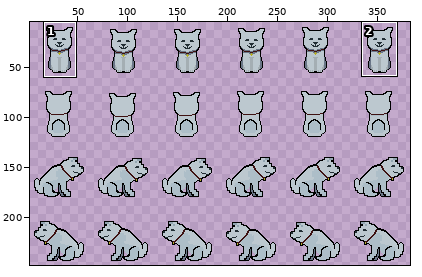
Two states of a sprite sheet, Assets/Sprites/milo idle.png. Above, an overview of the earlier version with the close-up marked.
Close-up. Before the commit:
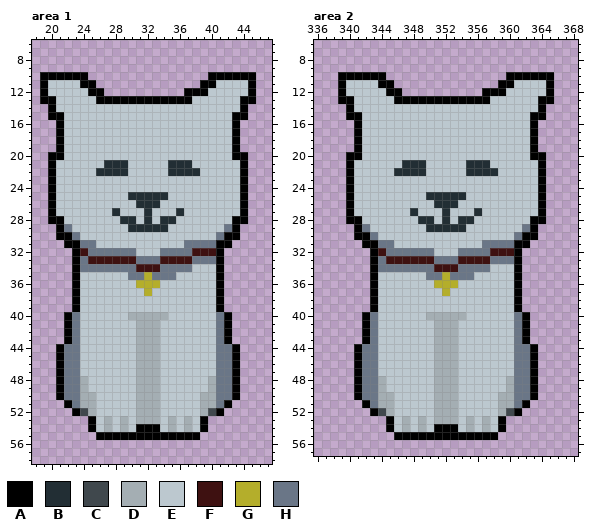
The file is 384x256 pixels. Colours within 5 levels of each other are drawn and written as one. Shown: area 1: x 18..47, y 6..58; area 2: x 336..368, y 6..57. The wide view leaves out empty margins. The commit also changed other parts of the picture, which this record leaves out.
Palette (. is transparent): A #000000  B #222e34  C #40484d  D #a4aeb3  E #bcc8cf  F #3e1111  G #b4ae2b  H #6a7687
Pixels before, area 1, first column x 19:
10 AAAAAA...............AAAAAA
11 AEEEEAA.............AAEEEEA
12 AEEEEEAA..........AAAEEEEEA
13 AAEEEEEAAAAAAAAAAAAEEEEEEAA
14 .AEEEEEEEEEEEEEEEEEEEEEEEA.
15 .AAEEEEEEEEEEEEEEEEEEEEEAA.
16 ..AEEEEEEEEEEEEEEEEEEEEEA..
17 ..AEEEEEEEEEEEEEEEEEEEEEA..
18 ..AEEEEEEEEEEEEEEEEEEEEEA..
19 ..AEEEEEEEEEEEEEEEEEEEEEA..
20 .AAEEEEEEEEEEEEEEEEEEEEEAA.
21 .AEEEEEEBBBEEEEEBBBEEEEEEA.
22 .AEEEEEBBBBEEEEEBBBBEEEEEA.
23 .AEEEEEEEEEEEEEEEEEEEEEEEA.
24 .AEEEEEEEEEEEEEEEEEEEEEEEA.
25 .AEEEEEEEEEBBBBBEEEEEEEEEA.
26 .AEEEEEEEEEEBBBEEEEEEEEEEA.
27 .AEEEEEEEBEEEBEEEBEEEEEEEA.
28 .AAEEEEEEEBBEBEBBEEEEEEEAA.
29 ..AHEEEEEEEBBBBBEEEEEEEHA..
30 ..AAHEEEEEEEEEEEEEEEEEHAA..
31 ...AAHHEEEEEEEEEEEHHHHAA...
32 ....AFHHHHHHEEEHHHHFFFA....
33 ....AHFFFFFFHHHFFFFHHHA....
34 ....AHHHHHHHFFFHHHHEEEA....
35 ....AEEEEEEHHGHHHEEEEEA....
36 ....AEEEEEEEGGGEEEEEEEA....
37 ....AEEEEEEEEGEEEEEEEEA....
38 ....AEEEEEEEEEEEEEEEEEA....
39 ....AEEEEEEEEEEEEEEEEEA....
40 ...AHEEEEEEDDDDDEEEEEEHA...
41 ...AHEEEEEEEDDDEEEEEEEHA...
42 ...AHEEEEEEEDDDEEEEEEEHA...
43 ...AHEEEEEEEDDDEEEEEEEHA...
44 ..AHHEEEEEEEDDDEEEEEEEHHA..
45 ..AHHEEEEEEEDDDEEEEEEEHHA..
46 ..AHHEEEEEEEDDDEEEEEEEHHA..
47 ..AHHEEEEEEEDDDEEEEEEEHHA..
48 ..AHHDEEEEEEDDDEEEEEEDHHA..
49 ..AHHDEEEEEEDDDEEEEEEDHHA..
50 ..AHHDDEEEEEDDDEEEEEDDHHA..
51 ...AHDDEEEEEDDDEEEEEDDHA...
52 ....ACDEEEEEDDDEEEEEDCA....
53 ......AEDEDEDDDEDEDEA......
54 ......AEDEDEAAAEDEDEA......
55 .......AAAAAAAAAAAAA.......
Pixels before, area 2, first column x 339:
10 AAAAAA...............AAAAAA
11 AEEEEAA.............AAEEEEA
12 AEEEEEAA..........AAAEEEEEA
13 AAEEEEEAAAAAAAAAAAAEEEEEEAA
14 .AEEEEEEEEEEEEEEEEEEEEEEEA.
15 .AAEEEEEEEEEEEEEEEEEEEEEAA.
16 ..AEEEEEEEEEEEEEEEEEEEEEA..
17 ..AEEEEEEEEEEEEEEEEEEEEEA..
18 ..AEEEEEEEEEEEEEEEEEEEEEA..
19 ..AEEEEEEEEEEEEEEEEEEEEEA..
20 .AAEEEEEEEEEEEEEEEEEEEEEAA.
21 .AEEEEEEBBBEEEEEBBBEEEEEEA.
22 .AEEEEEBBBBEEEEEBBBBEEEEEA.
23 .AEEEEEEEEEEEEEEEEEEEEEEEA.
24 .AEEEEEEEEEEEEEEEEEEEEEEEA.
25 .AEEEEEEEEEBBBBBEEEEEEEEEA.
26 .AEEEEEEEEEEBBBEEEEEEEEEEA.
27 .AEEEEEEEBEEEBEEEBEEEEEEEA.
28 .AAEEEEEEEBBEBEBBEEEEEEEAA.
29 ..AHEEEEEEEBBBBBEEEEEEEHA..
30 ..AAHEEEEEEEEEEEEEEEEEHAA..
31 ...AAHHEEEEEEEEEEEHHHHAA...
32 ....AFHHHHHHEEEHHHHFFFA....
33 ....AHFFFFFFHHHFFFFHHHA....
34 ....AHHHHHHHFFFHHHHEEEA....
35 ....AEEEEEEHHGHHHEEEEEA....
36 ....AEEEEEEEGGGEEEEEEEA....
37 ....AEEEEEEEEGEEEEEEEEA....
38 ....AEEEEEEEEEEEEEEEEEA....
39 ....AEEEEEEEEEEEEEEEEEA....
40 ...AHEEEEEEDDDDDEEEEEEHA...
41 ...AHEEEEEEEDDDEEEEEEEHA...
42 ...AHEEEEEEEDDDEEEEEEEHA...
43 ...AHEEEEEEEDDDEEEEEEEHA...
44 ..AHHEEEEEEEDDDEEEEEEEHHA..
45 ..AHHEEEEEEEDDDEEEEEEEHHA..
46 ..AHHEEEEEEEDDDEEEEEEEHHA..
47 ..AHHEEEEEEEDDDEEEEEEEHHA..
48 ..AHHDEEEEEEDDDEEEEEEDHHA..
49 ..AHHDEEEEEEDDDEEEEEEDHHA..
50 ..AHHDDEEEEEDDDEEEEEDDHHA..
51 ...AHDDEEEEEDDDEEEEEDDHA...
52 ....ACDEEEEEDDDEEEEEDCA....
53 ......AEDEDEDDDEDEDEA......
54 ......AEDEDEAAAEDEDEA......
55 .......AAAAAAAAAAAAA.......
And afterwards:
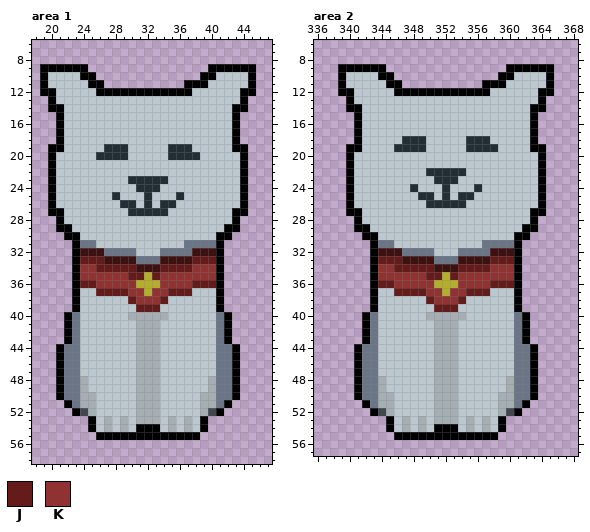
Colours new in this view: J #661b1b  K #913232
Difference:
Area 1:
y 9: x 19..24 ...... -> AAAAAA; x 40..45 ...... -> AAAAAA
y 10: x 20..23 AAAA -> EEEE; x 25 . -> A; x 39 . -> A; x 41..44 AAAA -> EEEE
y 11: x 24 A -> E; x 26 . -> A; x 37..38 .. -> AA; x 40 A -> E
y 12: x 20 E -> A; x 25 A -> E; x 27..36 .......... -> AAAAAAAAAA; x 38..39 AA -> EE; x 44 E -> A
y 13: x 19 A -> .; x 26..37 AAAAAAAAAAAA -> EEEEEEEEEEEE; x 45 A -> .
y 14: x 21 E -> A; x 43 E -> A
y 15: x 20 A -> .; x 44 A -> .
y 19: x 20 . -> A; x 27..29 EEE -> BBB; x 35..37 EEE -> BBB; x 44 . -> A
y 20: x 21 A -> E; x 26..29 EEEE -> BBBB; x 35..38 EEEE -> BBBB; x 43 A -> E
y 21: x 27..29 BBB -> EEE; x 35..37 BBB -> EEE
y 22: x 26..29 BBBB -> EEEE; x 35..38 BBBB -> EEEE
y 23: x 30..34 EEEEE -> BBBBB
y 24: x 31..33 EEE -> BBB
y 25: x 28 E -> B; x 30..31 BB -> EE; x 33..34 BB -> EE; x 36 E -> B
y 26: x 29..31 EEB -> BBE; x 33..35 BEE -> EBB
y 27: x 21 E -> A; x 28 B -> E; x 30..31 EE -> BB; x 33..34 EE -> BB; x 36 B -> E; x 43 E -> A
y 28: x 20 A -> .; x 29..30 BB -> EE; x 32 B -> E; x 34..35 BB -> EE; x 44 A -> .
y 29: x 22 H -> A; x 30..34 BBBBB -> EEEEE; x 42 H -> A
y 30: x 21 A -> .; x 23 H -> A; x 41 H -> A; x 43 A -> .
y 31: x 22 A -> .; x 42 A -> .
y 32: x 25..26 HH -> FF
y 33: x 24..26 HFF -> JJJ; x 38..40 HHH -> JJJ
y 34: x 24..30 HHHHHHH -> KKJJJJJ; x 34..40 HHHHEEE -> JJJJKKK
y 35: x 24..31 EEEEEEHH -> KKKKKKJJ; x 33..40 HHHEEEEE -> JKKKKKKK
y 36: x 24..30 EEEEEEE -> JJKKKKK; x 34..40 EEEEEEE -> KKKKJJJ
y 37: x 26..31 EEEEEE -> JJJJKK; x 33..37 EEEEE -> KKJJJ
y 38: x 30..34 EEEEE -> JKKKJ
y 39: x 31..33 EEE -> JJJ
Area 2:
y 9: x 339..344 ...... -> AAAAAA; x 360..365 ...... -> AAAAAA
y 10: x 340..343 AAAA -> EEEE; x 345 . -> A; x 359 . -> A; x 361..364 AAAA -> EEEE
y 11: x 344 A -> E; x 346 . -> A; x 357..358 .. -> AA; x 360 A -> E
y 12: x 340 E -> A; x 345 A -> E; x 347..356 .......... -> AAAAAAAAAA; x 358..359 AA -> EE; x 364 E -> A
y 13: x 339 A -> .; x 346..357 AAAAAAAAAAAA -> EEEEEEEEEEEE; x 365 A -> .
y 14: x 341 E -> A; x 363 E -> A
y 15: x 340 A -> .; x 364 A -> .
y 18: x 347..349 EEE -> BBB; x 355..357 EEE -> BBB
y 19: x 340 . -> A; x 346..349 EEEE -> BBBB; x 355..358 EEEE -> BBBB; x 364 . -> A
y 20: x 341 A -> E; x 363 A -> E
y 21: x 347..349 BBB -> EEE; x 355..357 BBB -> EEE
y 22: x 346..358 BBBBEEEEEBBBB -> EEEEBBBBBEEEE
y 23: x 351..353 EEE -> BBB
y 24: x 348 E -> B; x 352 E -> B; x 356 E -> B
y 25: x 349 E -> B; x 351 B -> E; x 353 B -> E; x 355 E -> B
y 26: x 350 E -> B; x 354 E -> B
y 27: x 341 E -> A; x 348 B -> E; x 352 B -> E; x 356 B -> E; x 363 E -> A
y 28: x 340 A -> .; x 349..350 BB -> EE; x 352 B -> E; x 354..355 BB -> EE; x 364 A -> .
y 29: x 342 H -> A; x 350..354 BBBBB -> EEEEE; x 362 H -> A
y 30: x 341 A -> .; x 343 H -> A; x 361 H -> A; x 363 A -> .
y 31: x 342 A -> .; x 362 A -> .
y 32: x 345..346 HH -> FF
y 33: x 344..346 HFF -> JJJ; x 358..360 HHH -> JJJ
y 34: x 344..350 HHHHHHH -> KKJJJJJ; x 354..360 HHHHEEE -> JJJJKKK
y 35: x 344..351 EEEEEEHH -> KKKKKKJJ; x 353..360 HHHEEEEE -> JKKKKKKK
y 36: x 344..350 EEEEEEE -> JJKKKKK; x 354..360 EEEEEEE -> KKKKJJJ
y 37: x 346..351 EEEEEE -> JJJJKK; x 353..357 EEEEE -> KKJJJ
y 38: x 350..354 EEEEE -> JKKKJ
y 39: x 351..353 EEE -> JJJ
